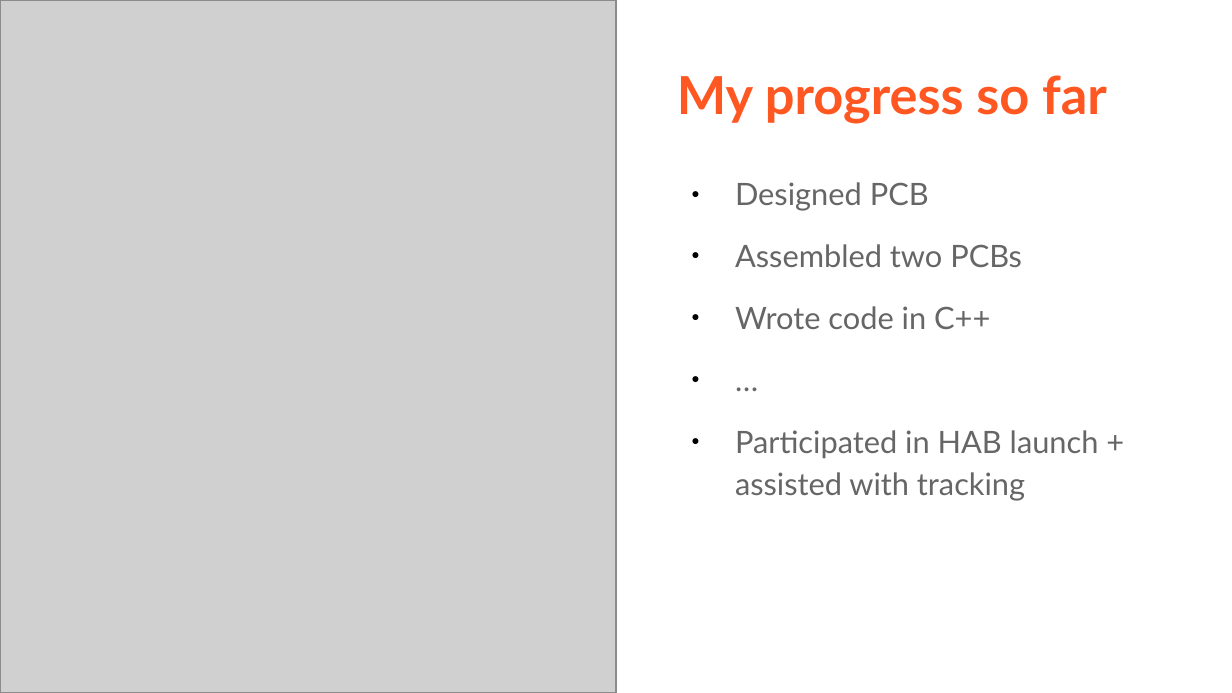
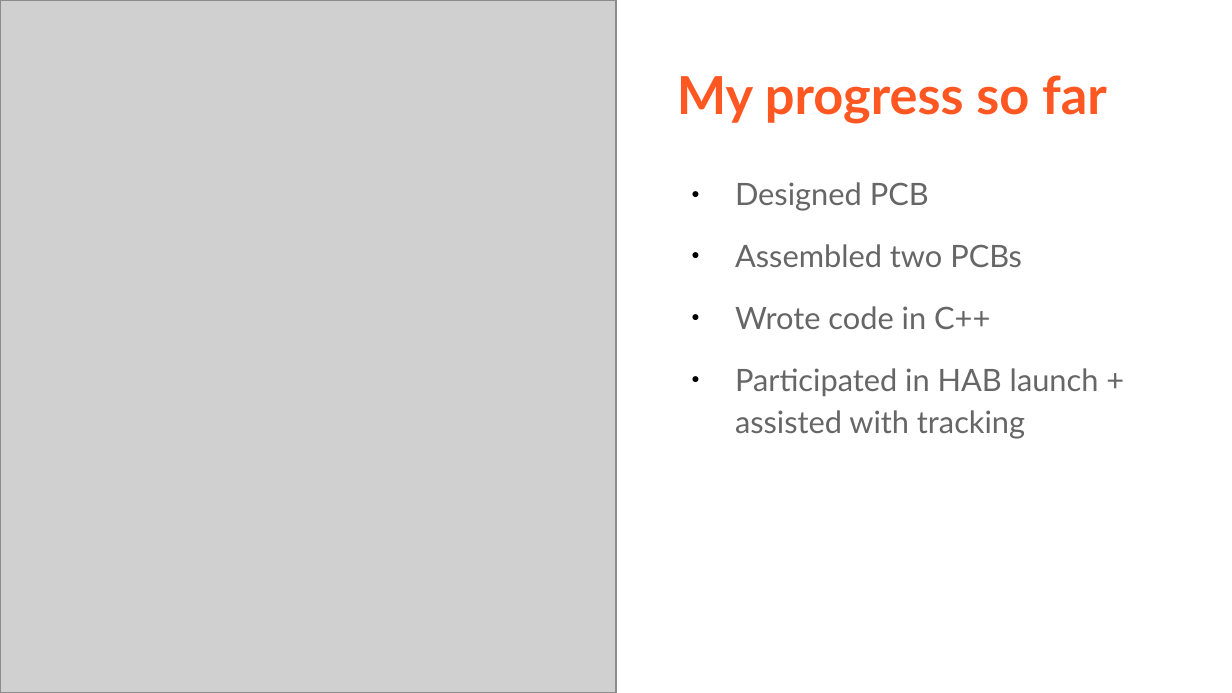
Before and after one commit to stratoscience25/arduino-workshop-logan, a slide deck: slide 10 of Ham xposition presentation/LoganCaramanna_Presentation.odp. Drawn at 1232x693 pixels with LibreOffice and Linux fonts; fonts in the diff are those of the drawing; grey boxes stand for pictures. Boxes give left, top, right and bottom in pixels: in the first picture for what was removed or moved away, otherwise in the second. Text is boxed around its words. In the diff, an @@ line names an element or a change of style, - is before the commit and + after.

```diff
--- a/Ham xposition presentation/LoganCaramanna_Presentation.odp
+++ b/Ham xposition presentation/LoganCaramanna_Presentation.odp
@@ text at [735, 182, 1099, 439]: paragraph removed @@
-● …
```
Also in this commit, not shown: 2 other slides changed, 2 other files.
